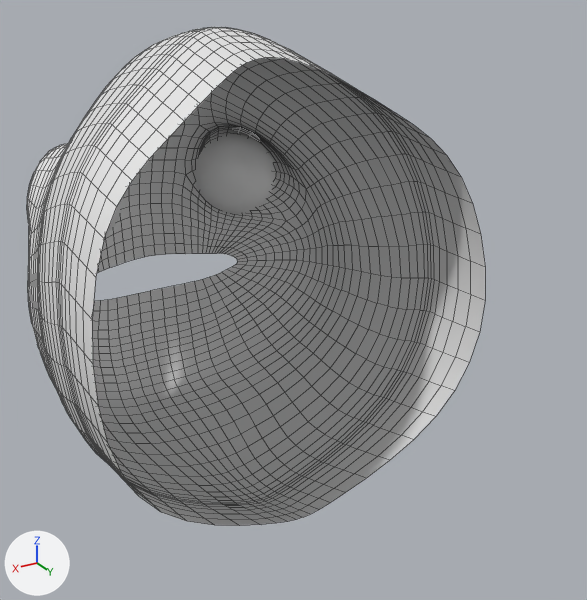
What one commit did to the Blender file character_modeling_tutorial.blend.
Camera for both pictures: a 50 mm camera at (4.84, 12.83, 5.12) aimed at (-0.7, 3.59, 0.5). The lights are fixed; the arrows at lower left show +X, +Y and +Z. Mesh edges are drawn as thin lines on the coarser meshes.

The scene before the commit, as lines of its bpy script (objects in view):
```python
me_plane = bpy.data.meshes.new('Plane')
me_plane.from_pydata(...)  # 96 vertices, 77 faces; spans x 0.0..2.92, y -2.88..4.24, z -5.43..0.68
me_plane.polygons.foreach_set('use_smooth', [True] * 77)
# before: 92 (2.51, 2.61, -4.97), 93 (2.92, 0.67, -5.43), 94 (2.33, -1.2, -5.22), 95 (1.53, 3.27, -4.7)
me_sphere_001 = bpy.data.meshes.new('Sphere.001')
me_sphere_001.from_pydata(...)  # a UV sphere (8 segments, 8 rings, poles along y) spanning x -1.0..1.0, y -1.0..1.0, z -1.0..1.0
me_sphere_001.polygons.foreach_set('use_smooth', [True] * 64)
ob_plane = bpy.data.objects.new('Plane', me_plane)
ob_plane.location = (0.0, 0.0, 0.0)
ob_plane.rotation_euler = (1.571, 0.0, 0.0)  # degrees (90, 0, 0)
_m = ob_plane.modifiers.new('Mirror', 'MIRROR')
_m.use_clip = True
_m = ob_plane.modifiers.new('Subsurf', 'SUBSURF')
_m.levels = 2
_m.render_levels = 4
ob_sphere_001 = bpy.data.objects.new('Sphere.001', me_sphere_001)
ob_sphere_001.location = (-1.37, 0.52, 1.58)
ob_sphere_001.scale = (0.781, 0.781, 0.781)
_m = ob_sphere_001.modifiers.new('Subsurf', 'SUBSURF')
```
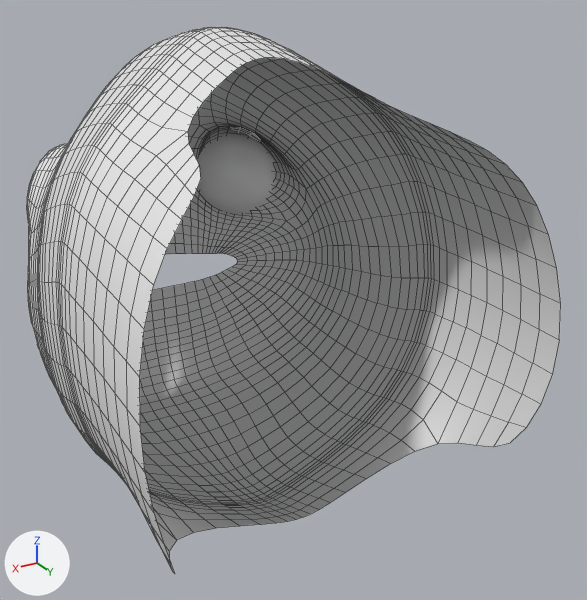
The change in detail:
me_plane has 96 vertices, 77 faces and spans x 0.0..2.92, y -2.88..4.24, z -5.43..0.68.
me_plane is used by ob_plane; location (0.0, 0.0, 0.0); rotation (1.571, 0.0, 0.0), in degrees (90, 0, 0).
Verts and faces of me_plane; kept vertices keep their numbers, new ones are numbered from 96.
Part 1, on me_plane:
New vertices 96, 97, 98 stand at vertices 93, 94, 95, in that order, plus (0.0, -0.05, -1.33).
New vertex 99 is at (2.51, 2.56, -6.31).
New faces: (92, 99, 96, 93), (93, 96, 97, 94), (92, 95, 98, 99).

Boxes (x1, y1, x2, y2) around the edits, measured in the pictures (587 x 600 px):
'Plane', reshaped (17% wider, 9% taller): before (27, 27, 485, 526); after (27, 27, 561, 572)
part 1 of me_plane, added: after (93, 109, 561, 572)
